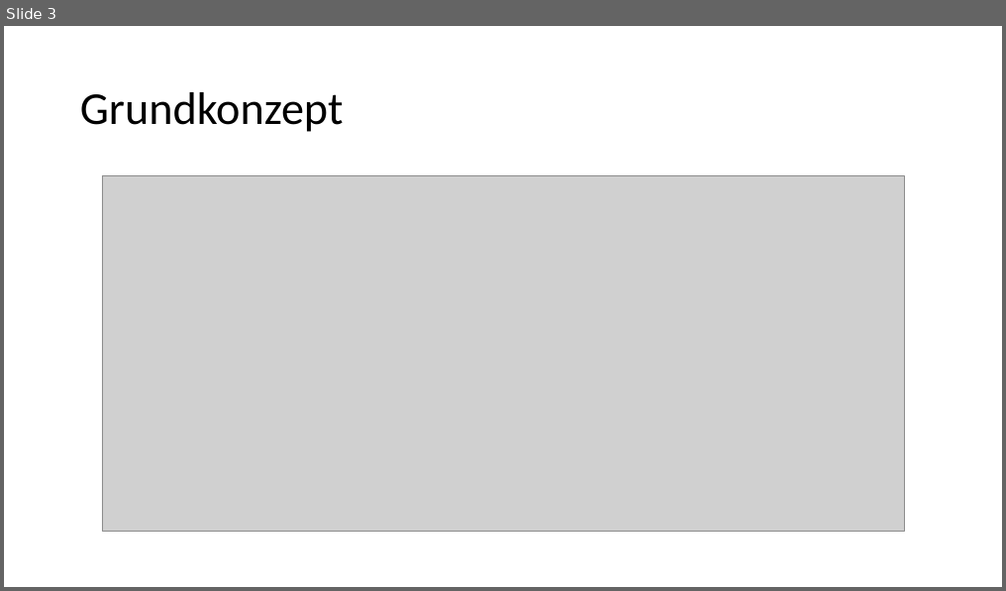
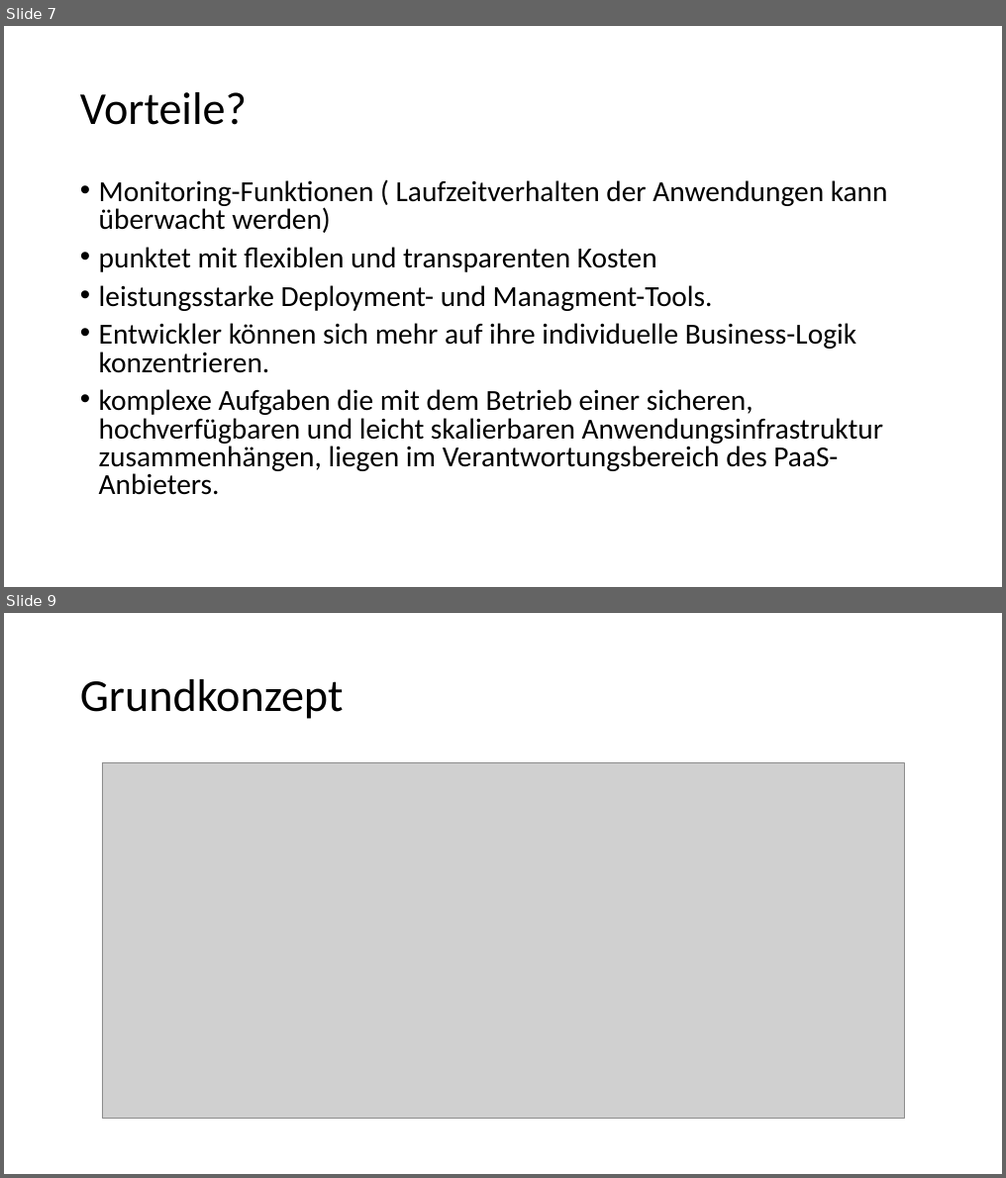
Before and after one commit to Philwi/HTWDresdenIMBeleg, a slide deck: FaaS.pptx. Shown one above the other, each under a label of ours: slide 3 before the commit, slides 7 and 9 after it; the slides between them are not shown. The pictures are 1006x591 and 1006x1178 pixels, drawn with LibreOffice and Linux fonts; fonts in the diff are those of the drawing; grey boxes stand for pictures. Boxes give left, top, right and bottom in pixels: in the first picture for what was removed or moved away, otherwise in the second. Text is boxed around its words. In the diff, an @@ line names an element or a change of style, - is before the commit and + after.

```diff
--- a/FaaS.pptx
+++ b/FaaS.pptx
@@ slide 7 added at <box>4,26,1002,587</box>, background #FFFFFF @@
@@ title added at <box>80,92,247,125</box>, 44 pt, text #000000 @@
+Vorteile?
@@ text added at <box>99,180,888,495</box>, 28 pt, text #000000 @@
+• Monitoring-Funktionen ( Laufzeitverhalten der Anwendungen kann überwacht werden)
+• punktet mit flexiblen und transparenten Kosten
+• leistungsstarke Deployment- und Managment-Tools.
+• Entwickler können sich mehr auf ihre individuelle Business-Logik konzentrieren.
+• komplexe Aufgaben die mit dem Betrieb einer sicheren, hochverfügbaren und leicht skalierbaren Anwendungsinfrastruktur zusammenhängen, liegen im Verantwortungsbereich des PaaS-Anbieters.
@@ what was slide 3 is now slide 9 @@
```
Also in this commit, not shown: 1 slide changed, 8 other slides added, 1 slide removed.
